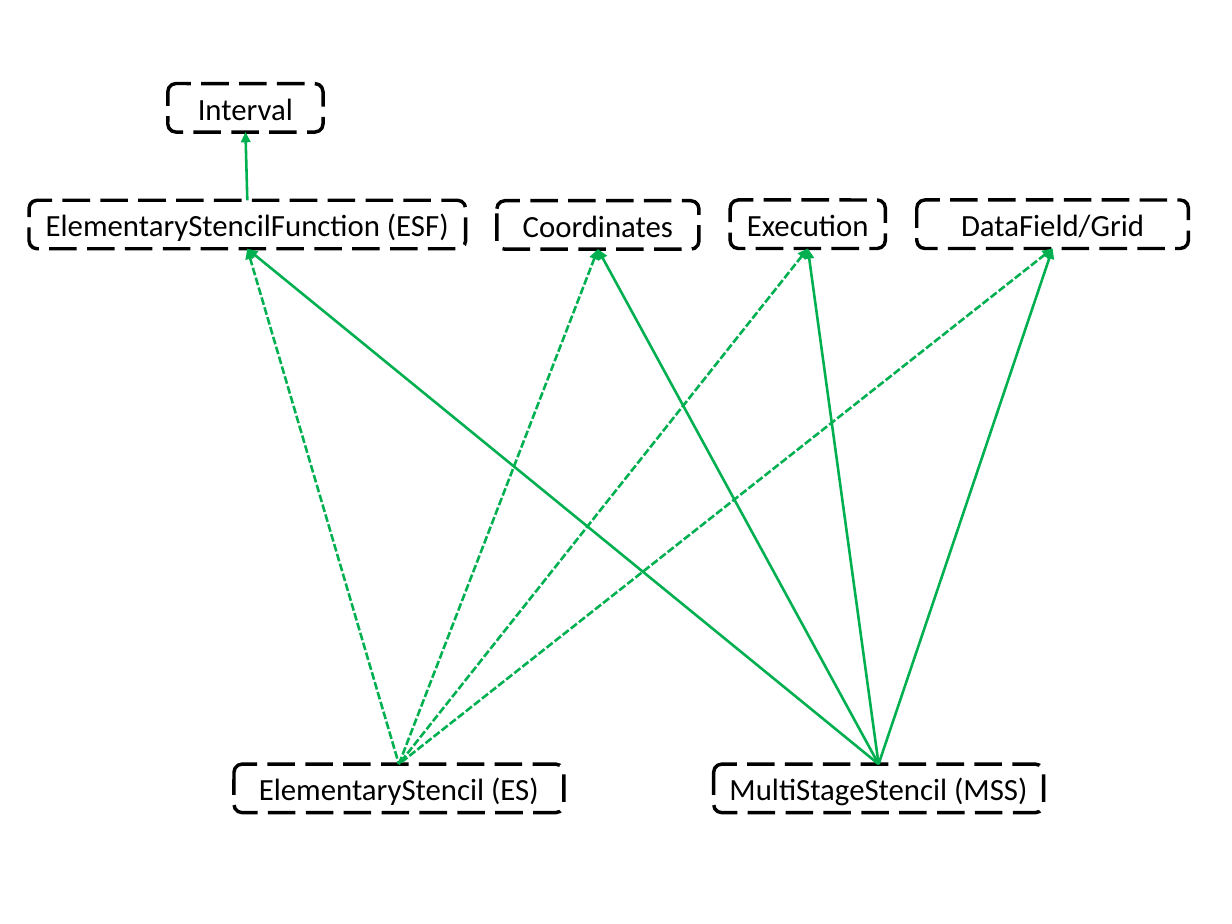
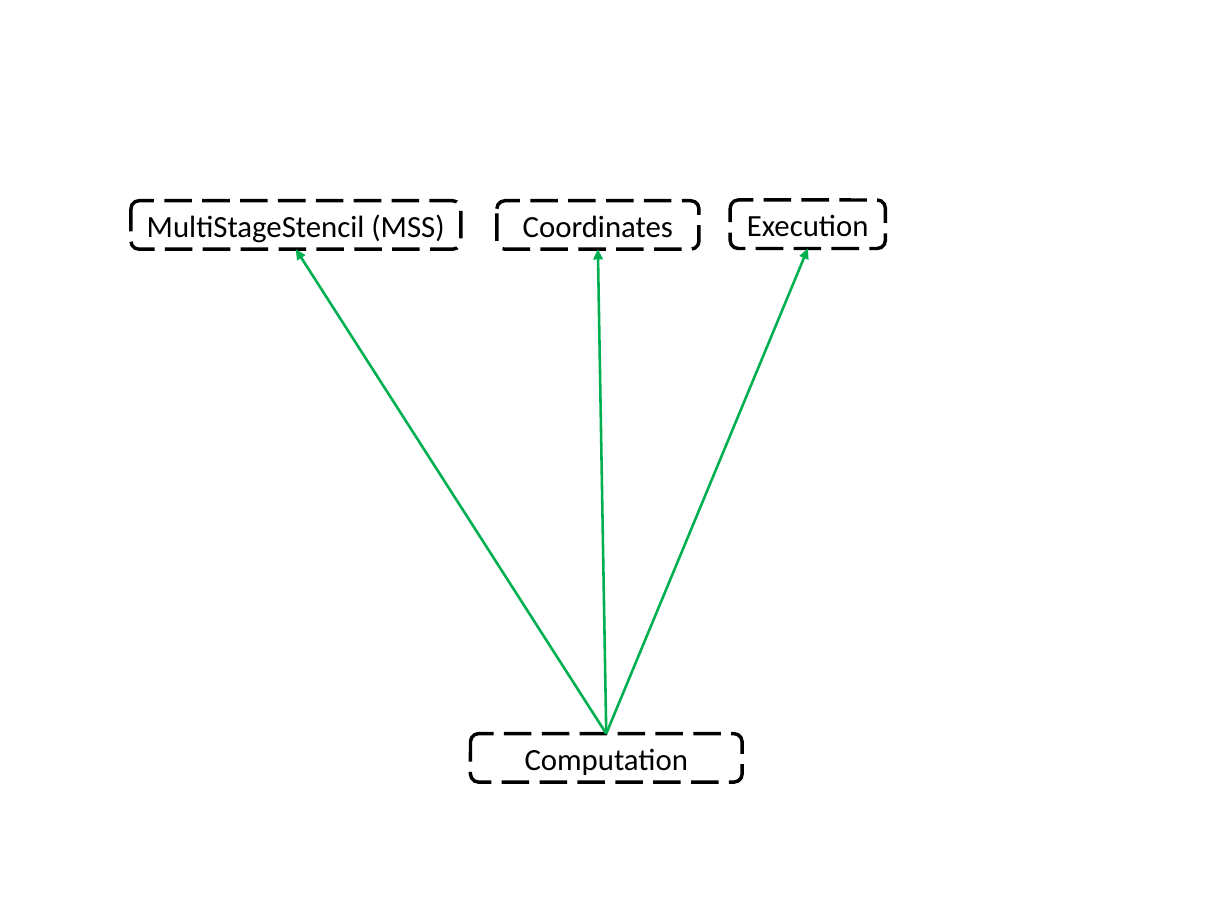
Before and after one commit to GridTools/gridtools, a slide deck: slide 5 of docs/diagrams/gridtoolsconcepts.pptx (slide 4 before the commit). Drawn at 1232x924 pixels with LibreOffice and Linux fonts; fonts in the diff are those of the drawing. Boxes give left, top, right and bottom in pixels: in the first picture for what was removed or moved away, otherwise in the second. Text is boxed around its words. In the diff, an @@ line names an element or a change of style, - is before the commit and + after.

```diff
--- a/docs/diagrams/gridtoolsconcepts.pptx
+++ b/docs/diagrams/gridtoolsconcepts.pptx
@@ rounded rectangle removed at box(168, 84, 323, 132) @@
-Interval
@@ arrow removed from (248, 201) to (245, 132) @@
@@ rounded rectangle removed at box(30, 201, 466, 249) @@
-ElementaryStencilFunction (ESF)
@@ rounded rectangle "MultiStageStencil (MSS)": place and size @@
-rounded rectangle "MultiStageStencil (MSS)" at box(713, 764, 1044, 812)
+rounded rectangle "MultiStageStencil (MSS)" at box(131, 201, 461, 249)
@@ rounded rectangle removed at box(917, 200, 1188, 248) @@
-DataField/Grid
@@ arrow removed from (399, 764) to (248, 249) @@
@@ arrow moved from (248, 249) - (878, 764) to (296, 249) - (606, 733) @@
@@ arrow removed from (399, 764) to (598, 249) @@
@@ arrow removed from (399, 764) to (808, 249) @@
@@ arrow removed from (399, 764) to (1052, 249) @@
@@ arrow moved from (598, 249) - (878, 764) to (598, 249) - (606, 733) @@
@@ arrow moved from (808, 249) - (878, 764) to (808, 249) - (606, 733) @@
@@ arrow removed from (878, 764) to (1052, 249) @@
@@ rounded rectangle added at box(471, 733, 742, 781), outline #000000 2 pt dashed, 18 pt, text #000000 @@
+Computation
@@ rounded rectangle removed at box(234, 764, 564, 812) @@
-ElementaryStencil (ES)
```
Also in this commit, not shown: 1 slide added, 5 other files.
